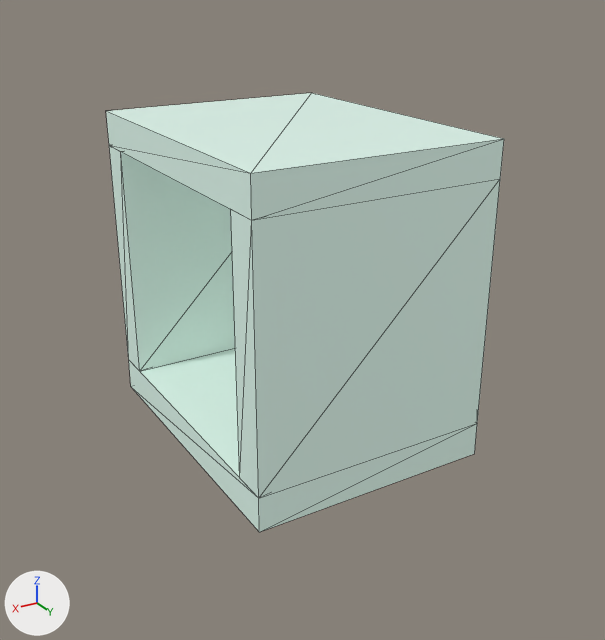
The glTF model assets/obstacles/tunnel_extra_large.glb as it was, and as the next commit left it.
Rendered twice from a 50 mm camera at (20.1, 32.6, 17.6) aimed at (5.6, 8.6, 5.6). Every picture has the same lights, and +X, +Y and +Z are marked at lower left. The picture after the commit comes second. Mesh edges are drawn as thin lines. Where no turn or scale is listed for an object, it has been applied to the vertices. Vertices at exactly the same position are counted once.

Script lines for the objects in view, before the commit:
```python
ob_tunnelextralarge_ceiling_convcol = bpy.data.objects.new('TunnelExtraLarge_Ceiling-convcol', me_tunnelextralarge_ceiling_convcol)
ob_tunnelextralarge_ceiling_convcol.location = (4.73, 6.07, 0.0)
ob_tunnelextralarge_floor_convcol = bpy.data.objects.new('TunnelExtraLarge_Floor-convcol', me_tunnelextralarge_floor_convcol)
ob_tunnelextralarge_floor_convcol.location = (4.73, 6.07, 0.0)
ob_tunnelextralarge_walll_convcol = bpy.data.objects.new('TunnelExtraLarge_WallL-convcol', me_tunnelextralarge_walll_convcol)
ob_tunnelextralarge_walll_convcol.location = (4.73, 6.07, 0.0)
ob_tunnelextralarge_wallr_convcol = bpy.data.objects.new('TunnelExtraLarge_WallR-convcol', me_tunnelextralarge_wallr_convcol)
ob_tunnelextralarge_wallr_convcol.location = (4.73, 6.07, 0.0)
```
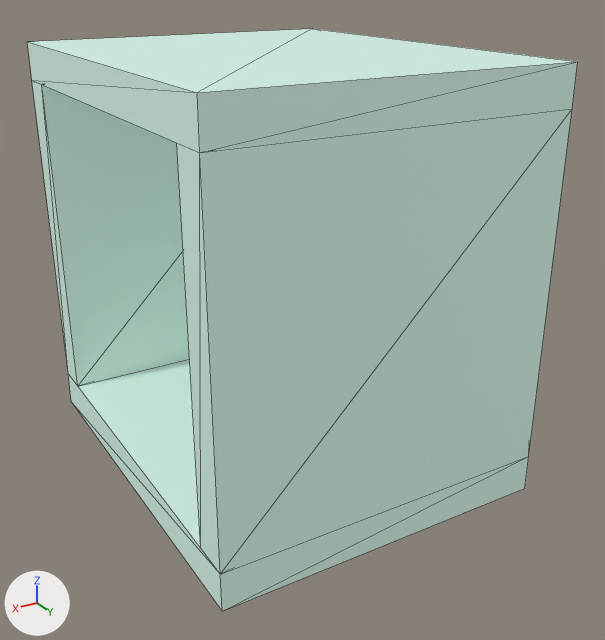
Changed parts and their boxes [x1, y1, x2, y2] in the pictures (605 x 640 px):
'TunnelExtraLarge_WallR-convcol', reshaped, moved (47% wider, 46% taller): before [231, 179, 500, 498]; after [177, 109, 572, 574]
'TunnelExtraLarge_Ceiling-convcol', reshaped, moved (38% wider): before [106, 93, 504, 220]; after [27, 29, 578, 153]
'TunnelExtraLarge_WallL-convcol', reshaped, moved: before [109, 146, 235, 371]; after [32, 80, 189, 386]
'TunnelExtraLarge_Floor-convcol', reshaped, moved (32% wider, 37% taller): before [129, 348, 477, 532]; after [68, 359, 529, 611]

What changed in the scene script:
```text
Change me_tunnelextralarge_ceiling_convcol:
    remove me_tunnelextralarge_ceiling_convcol.from_pydata(...)  # 8 vertices, 12 faces; spans x -4.72..4.72, y -6.07..6.07, z 10.8..12.15
    add me_tunnelextralarge_ceiling_convcol.from_pydata(...)  # 8 vertices, 12 faces; spans x 0.0..12.15, y 0.0..14.85, z 13.5..14.85
    me_tunnelextralarge_ceiling_convcol part 1
    me_tunnelextralarge_ceiling_convcol.vertices[0].co: (-4.72, -6.07, 10.8) -> (0.0, 0.0, 13.5)
    me_tunnelextralarge_ceiling_convcol.vertices[1].co: (4.72, -6.07, 10.8) -> (12.15, 0.0, 13.5)  # pixel (109, 145) -> pixel (31, 80)
    me_tunnelextralarge_ceiling_convcol.vertices[2].co: (4.72, 6.07, 10.8) -> (12.15, 14.85, 13.5)  # pixel (251, 220) -> pixel (199, 152)
    me_tunnelextralarge_ceiling_convcol.vertices[3].co: (-4.72, 6.07, 10.8) -> (0.0, 14.85, 13.5)  # pixel (500, 178) -> pixel (572, 108)
    me_tunnelextralarge_ceiling_convcol.vertices[4].co: (-4.72, -6.07, 12.15) -> (0.0, 0.0, 14.85)  # pixel (311, 92) -> pixel (312, 28)
    me_tunnelextralarge_ceiling_convcol.vertices[5].co: (4.72, -6.07, 12.15) -> (12.15, 0.0, 14.85)  # pixel (105, 110) -> pixel (27, 41)
    me_tunnelextralarge_ceiling_convcol.vertices[6].co: (4.72, 6.07, 12.15) -> (12.15, 14.85, 14.85)  # pixel (250, 173) -> pixel (197, 92)
    me_tunnelextralarge_ceiling_convcol.vertices[7].co: (-4.72, 6.07, 12.15) -> (0.0, 14.85, 14.85)  # pixel (504, 138) -> pixel (577, 61)
Change me_tunnelextralarge_floor_convcol:
    remove me_tunnelextralarge_floor_convcol.from_pydata(...)  # 8 vertices, 12 faces; spans x -4.72..4.72, y -6.07..6.07, z 0.0..1.35
    add me_tunnelextralarge_floor_convcol.from_pydata(...)  # 8 vertices, 12 faces; spans x 0.0..12.15, y 0.0..14.85, z 0.0..1.35
    me_tunnelextralarge_floor_convcol part 2
    me_tunnelextralarge_floor_convcol.vertices[0].co: (-4.72, -6.07, 0.0) -> (0.0, 0.0, 0.0)
    me_tunnelextralarge_floor_convcol.vertices[1].co: (4.72, -6.07, 0.0) -> (12.15, 0.0, 0.0)  # pixel (130, 386) -> pixel (71, 401)
    me_tunnelextralarge_floor_convcol.vertices[2].co: (4.72, 6.07, 0.0) -> (12.15, 14.85, 0.0)  # pixel (259, 532) -> pixel (222, 611)
    me_tunnelextralarge_floor_convcol.vertices[3].co: (-4.72, 6.07, 0.0) -> (0.0, 14.85, 0.0)  # pixel (474, 453) -> pixel (524, 488)
    me_tunnelextralarge_floor_convcol.vertices[4].co: (-4.72, -6.07, 1.35) -> (0.0, 0.0, 1.35)
    me_tunnelextralarge_floor_convcol.vertices[5].co: (4.72, -6.07, 1.35) -> (12.15, 0.0, 1.35)  # pixel (128, 359) -> pixel (68, 373)
    me_tunnelextralarge_floor_convcol.vertices[6].co: (4.72, 6.07, 1.35) -> (12.15, 14.85, 1.35)  # pixel (258, 498) -> pixel (220, 574)
    me_tunnelextralarge_floor_convcol.vertices[7].co: (-4.72, 6.07, 1.35) -> (0.0, 14.85, 1.35)  # pixel (477, 423) -> pixel (528, 456)
Change me_tunnelextralarge_walll_convcol:
    remove me_tunnelextralarge_walll_convcol.from_pydata(...)  # 8 vertices, 12 faces; spans x -4.72..4.72, y -6.07..-4.72, z 1.35..10.8
    add me_tunnelextralarge_walll_convcol.from_pydata(...)  # 8 vertices, 12 faces; spans x 0.0..12.15, y 0.0..1.35, z 1.35..13.5
    me_tunnelextralarge_walll_convcol part 3
    me_tunnelextralarge_walll_convcol.vertices[0].co: (-4.72, -6.07, 1.35) -> (0.0, 0.0, 1.35)
    me_tunnelextralarge_walll_convcol.vertices[1].co: (4.72, -6.07, 1.35) -> (12.15, 0.0, 1.35)  # pixel (128, 359) -> pixel (68, 373)
    me_tunnelextralarge_walll_convcol.vertices[2].co: (4.72, -4.72, 1.35) -> (12.15, 1.35, 1.35)  # pixel (139, 371) -> pixel (77, 386)
    me_tunnelextralarge_walll_convcol.vertices[3].co: (-4.72, -4.72, 1.35) -> (0.0, 1.35, 1.35)
    me_tunnelextralarge_walll_convcol.vertices[4].co: (-4.72, -6.07, 10.8) -> (0.0, 0.0, 13.5)
    me_tunnelextralarge_walll_convcol.vertices[5].co: (4.72, -6.07, 10.8) -> (12.15, 0.0, 13.5)  # pixel (109, 145) -> pixel (31, 80)
    me_tunnelextralarge_walll_convcol.vertices[6].co: (4.72, -4.72, 10.8) -> (12.15, 1.35, 13.5)  # pixel (120, 151) -> pixel (41, 84)
    me_tunnelextralarge_walll_convcol.vertices[7].co: (-4.72, -4.72, 10.8) -> (0.0, 1.35, 13.5)
Change me_tunnelextralarge_wallr_convcol:
    remove me_tunnelextralarge_wallr_convcol.from_pydata(...)  # 8 vertices, 12 faces; spans x -4.72..4.72, y 4.72..6.07, z 1.35..10.8
    add me_tunnelextralarge_wallr_convcol.from_pydata(...)  # 8 vertices, 12 faces; spans x 0.0..12.15, y 13.5..14.85, z 1.35..13.5
    me_tunnelextralarge_wallr_convcol part 4
    me_tunnelextralarge_wallr_convcol.vertices[0].co: (-4.72, 4.72, 1.35) -> (0.0, 13.5, 1.35)
    me_tunnelextralarge_wallr_convcol.vertices[1].co: (4.72, 4.72, 1.35) -> (12.15, 13.5, 1.35)  # pixel (239, 478) -> pixel (200, 548)
    me_tunnelextralarge_wallr_convcol.vertices[2].co: (4.72, 6.07, 1.35) -> (12.15, 14.85, 1.35)  # pixel (258, 498) -> pixel (220, 574)
    me_tunnelextralarge_wallr_convcol.vertices[3].co: (-4.72, 6.07, 1.35) -> (0.0, 14.85, 1.35)  # pixel (477, 423) -> pixel (528, 456)
    me_tunnelextralarge_wallr_convcol.vertices[4].co: (-4.72, 4.72, 10.8) -> (0.0, 13.5, 13.5)
    me_tunnelextralarge_wallr_convcol.vertices[5].co: (4.72, 4.72, 10.8) -> (12.15, 13.5, 13.5)  # pixel (230, 208) -> pixel (176, 142)
    me_tunnelextralarge_wallr_convcol.vertices[6].co: (4.72, 6.07, 10.8) -> (12.15, 14.85, 13.5)  # pixel (251, 220) -> pixel (199, 152)
    me_tunnelextralarge_wallr_convcol.vertices[7].co: (-4.72, 6.07, 10.8) -> (0.0, 14.85, 13.5)  # pixel (500, 178) -> pixel (572, 108)
Change ob_tunnelextralarge_ceiling_convcol:
    ob_tunnelextralarge_ceiling_convcol.location: (4.73, 6.07, 0.0) -> (0.0, 0.0, 0.0)
Change ob_tunnelextralarge_floor_convcol:
    ob_tunnelextralarge_floor_convcol.location: (4.73, 6.07, 0.0) -> (0.0, 0.0, 0.0)
Change ob_tunnelextralarge_walll_convcol:
    ob_tunnelextralarge_walll_convcol.location: (4.73, 6.07, 0.0) -> (0.0, 0.0, 0.0)
Change ob_tunnelextralarge_wallr_convcol:
    ob_tunnelextralarge_wallr_convcol.location: (4.73, 6.07, 0.0) -> (0.0, 0.0, 0.0)
```
